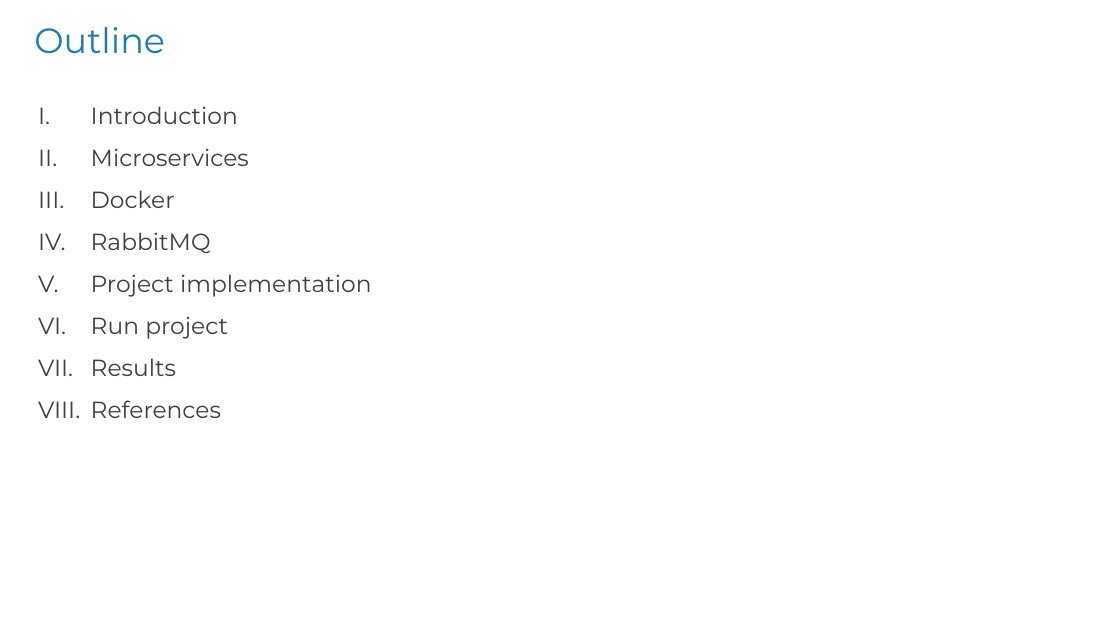
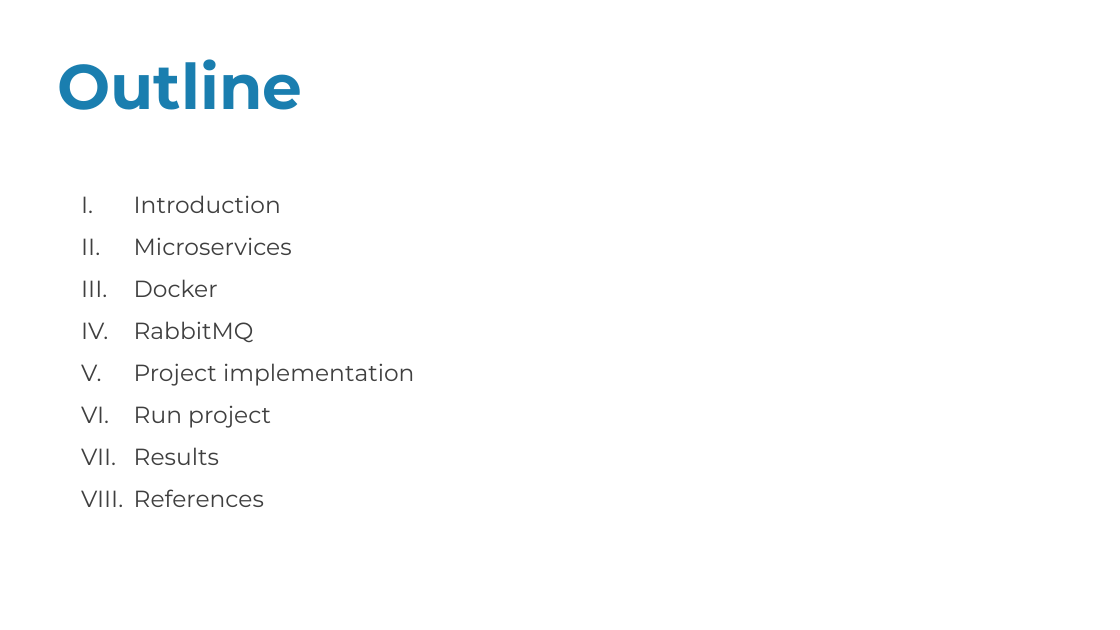
Before and after one commit to alainkhouryy/Project-integration, a slide deck: slide 2 of presentation/Final-Pres.pptx. Drawn at 1120x630 pixels with LibreOffice and Linux fonts; fonts in the diff are those of the drawing. Boxes give left, top, right and bottom in pixels: in the first picture for what was removed or moved away, otherwise in the second. Text is boxed around its words. In the diff, an @@ line names an element or a change of style, - is before the commit and + after.

```diff
--- a/presentation/Final-Pres.pptx
+++ b/presentation/Final-Pres.pptx
@@ text "Outline": place and size @@
-text "Outline" at <box>34,27,165,54</box>
+text "Outline" at <box>57,59,302,110</box>
@@ text "Outline" at <box>57,59,302,110</box>: size 30 to 54 pt, bold on @@
@@ text "Introduction": place and size @@
-text "Introduction" at <box>91,106,372,418</box>
+text "Introduction" at <box>134,195,415,507</box>
```
Also in this commit, not shown: 21 other slides changed, 3 slides added.
